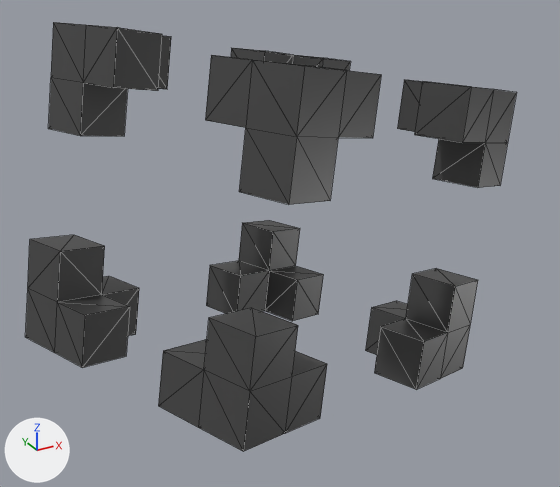
An edit to the OBJ model Resources/bossframe/bossframe.obj, drawn before and after from the same camera.
Before and after are seen from a 50 mm lens placed at (-4.09, -7.73, 3.36), pointed at (0.09, -0.13, -0.44). The lights are fixed; the arrows at lower left show +X, +Y and +Z. Mesh edges are drawn as thin lines. Where no turn or scale is listed for an object, it has been applied to the vertices.
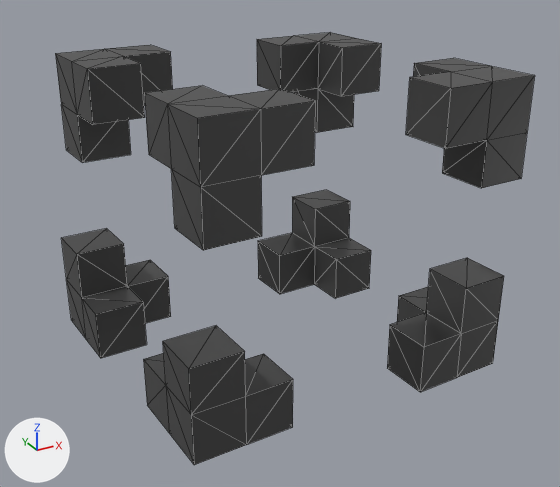
Boxes (x1, y1, x2, y2) around the edits, measured in the pictures (560 x 487 px; the box of a moved part takes in the faces that stretch with it):
'Cube.003', reshaped: before (25, 22, 517, 451); after (55, 32, 535, 465)
part 1 of me_cube_003, moved or reshaped: before (365, 268, 478, 390); after (387, 258, 504, 392)
part 2 of me_cube_003, moved or reshaped: before (397, 80, 517, 188); after (406, 58, 535, 188)
part 3 of me_cube_003, moved or reshaped: before (231, 48, 350, 71); after (257, 32, 381, 133)
part 4 of me_cube_003, moved or reshaped: before (205, 55, 381, 205); after (144, 86, 315, 250)
part 5 of me_cube_003, moved or reshaped: before (158, 308, 327, 451); after (143, 326, 293, 465)
part 6 of me_cube_003, moved or reshaped: before (48, 22, 171, 136); after (55, 45, 173, 163)
part 7 of me_cube_003, moved or reshaped: before (25, 235, 139, 368); after (61, 228, 171, 358)
part 8 of me_cube_003, moved or reshaped: before (206, 220, 324, 321); after (258, 190, 371, 298)

Edits to the bpy script that builds the scene:
```text
Change me_cube_003:
    where me_cube_003.from_pydata(...)  # 160 vertices, 288 faces; spans x -2.85..2.98, y -2.34..2.46, z -2.35..2.17
    used by ob_cube_003; location = (0.0, 0.0, 0.0)
    me_cube_003 part 1: the loose piece of 20 vertices spanning x 0.96..2.51, y -1.59..-0.05, z -2.35..-0.97 is multiplied about the mesh origin by the matrix ((0.936, 0.28, -0.213), (-0.297, 0.954, -0.051), (0.189, 0.111, 0.976))
    me_cube_003 part 2: the loose piece of 20 vertices spanning x 1.54..2.98, y -1.34..0.27, z 0.09..1.51 is multiplied about the mesh origin by the matrix ((0.936, 0.28, -0.213), (-0.297, 0.954, -0.051), (0.189, 0.111, 0.976))
    me_cube_003 part 3: the loose piece of 20 vertices spanning x 0.43..2.05, y 1.11..2.46, z 0.09..1.57 is multiplied about its middle by the matrix ((0.936, 0.28, -0.213), (-0.297, 0.954, -0.051), (0.189, 0.111, 0.976)), then moved by (0.24, -0.49, 0.26)
    me_cube_003 part 4: the loose piece of 20 vertices spanning x -1.17..0.45, y -2.07..-0.65, z 0.73..2.08 is multiplied about the mesh origin by the matrix ((0.936, 0.28, -0.213), (-0.297, 0.954, -0.051), (0.189, 0.111, 0.976))
    me_cube_003 part 5: the loose piece of 20 vertices spanning x -1.94..-0.3, y -2.34..-0.92, z -1.69..-0.28 is multiplied about the mesh origin by the matrix ((0.936, 0.28, -0.213), (-0.297, 0.954, -0.051), (0.189, 0.111, 0.976))
    me_cube_003 part 6: the loose piece of 20 vertices spanning x -2.2..-0.63, y 0.28..1.84, z 0.82..2.17 is multiplied about its middle by the matrix ((0.936, 0.28, -0.213), (-0.297, 0.954, -0.051), (0.189, 0.111, 0.976)), then moved by (0.07, 0.29, -0.34)
    me_cube_003 part 7: the loose piece of 20 vertices spanning x -2.85..-1.42, y -0.16..1.39, z -1.72..-0.24 is multiplied about the mesh origin by the matrix ((0.936, 0.28, -0.213), (-0.297, 0.954, -0.051), (0.189, 0.111, 0.976))
    me_cube_003 part 8: the loose piece of 20 vertices spanning x -0.17..1.47, y 0.75..2.18, z -2.33..-1.0 is multiplied about the mesh origin by the matrix ((0.936, 0.28, -0.213), (-0.297, 0.954, -0.051), (0.189, 0.111, 0.976))
```
